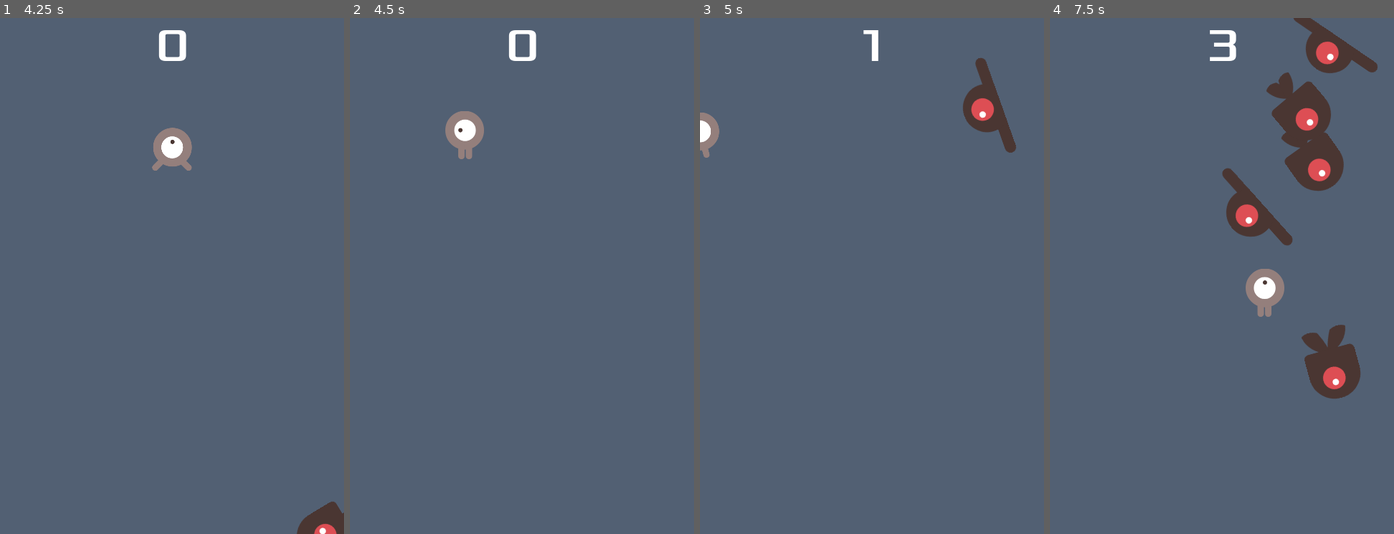
Above: before the commit, frames 1-4 (left to right).
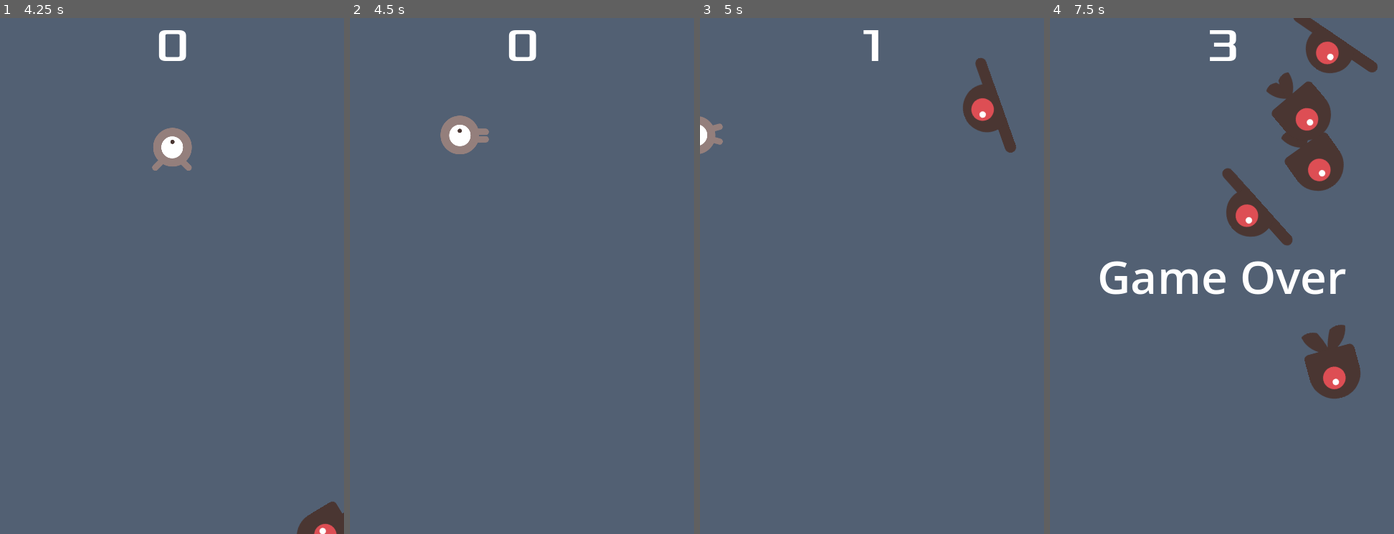
Above: after the commit, the same moments.

Repository: kiezroth/First-2D-Godot-Tutorial
Game: Godot game, scene res://main.tscn
The game is run twice, just before and just after one commit, with the same random seed, the same clock (stepped at 60 frames per second) and the same inputs.
Inputs:
- Up to frame 1 (4.25 s): click "Start" at 0.5 s; tap Enter at 1.25, 3.5 s; hold D (move_right) 1.28-2.03 s; tap Space at 2 s; hold S (move_down) 2.03-2.78 s; hold D (move_right) 2.78-3.53 s; hold Up (move_up) from 3.53 s (still down)
- Up to frame 2 (4.5 s): release Up (move_up) at 4.28 s; hold A (move_left) from 4.28 s (still down)
- Up to frame 3 (5 s): keep holding A (move_left)
- Up to frame 4 (7.5 s): release A (move_left) at 5.78 s; hold S (move_down) 5.78-6.53 s; hold D (move_right) 6.53-7.28 s; hold Up (move_up) from 7.28 s (still down)

Frame 1 is identical in both runs. In frame 2, 0.5% of the frame differs, in the area x 26-41%, y 18-28%; in frame 3, 0.2%; in frame 4, 2.2%, in the area x 14-87%, y 47-58%.

Commit message:
Animation rotation

Diff:
--- a/player.gd
+++ b/player.gd
@@ -27,12 +27,13 @@
 	position += velocity * delta
 	position = position.clamp(Vector2.ZERO, screen_size)
 
-	if velocity.x != 0:
-		$AnimatedSprite2D.animation = "walk"
-		$AnimatedSprite2D.flip_h = velocity.x < 0
-	elif velocity.y != 0:
-		$AnimatedSprite2D.animation = "up"
-		$AnimatedSprite2D.flip_v = velocity.y > 0
+	if velocity != Vector2.ZERO:
+		rotation = 0
+		rotation = velocity.angle() + PI / 2
+		if velocity.y != 0:
+			$AnimatedSprite2D.animation = "up"
+		else:
+			$AnimatedSprite2D.animation = "walk"
 
 func start(pos):
 	position = pos
